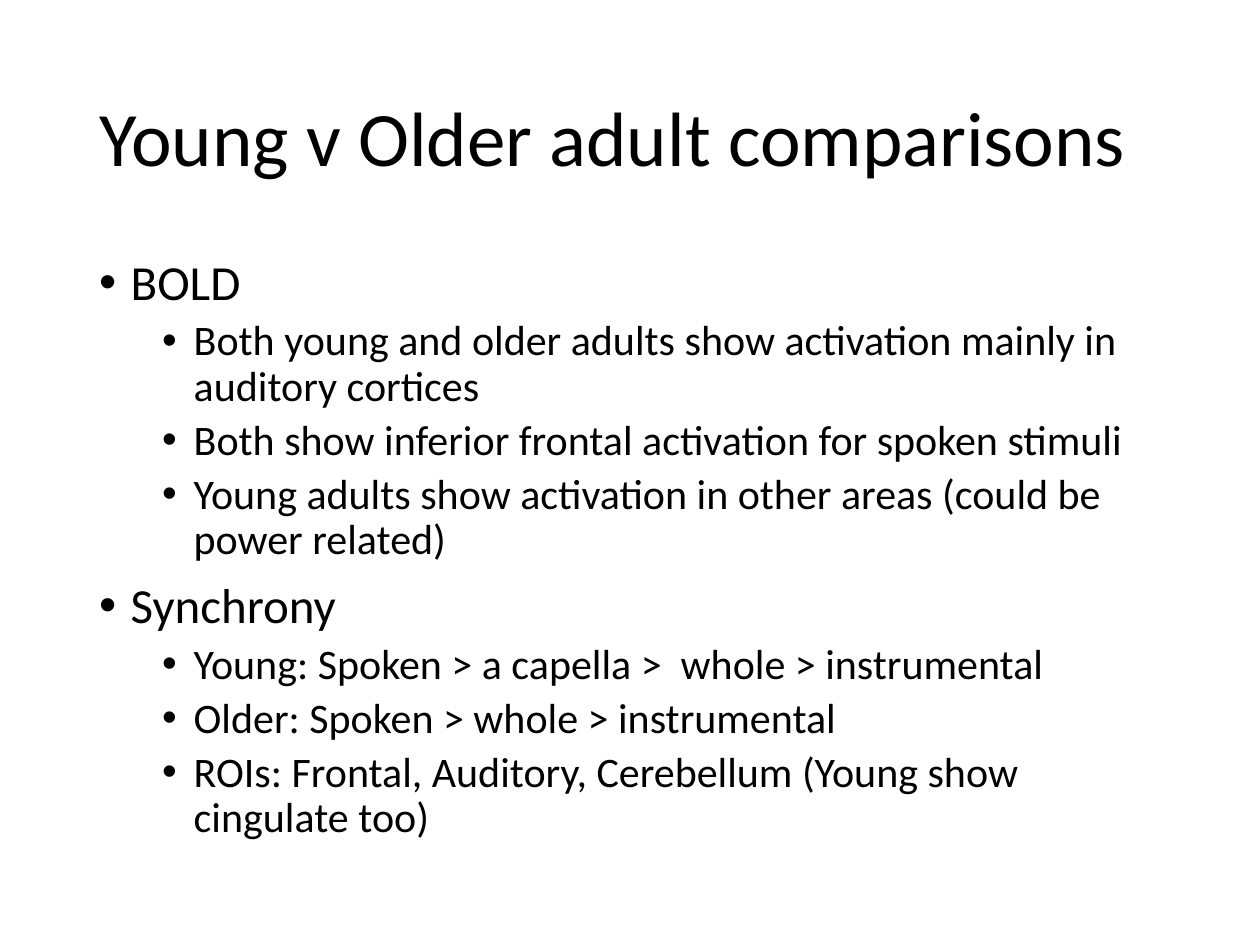
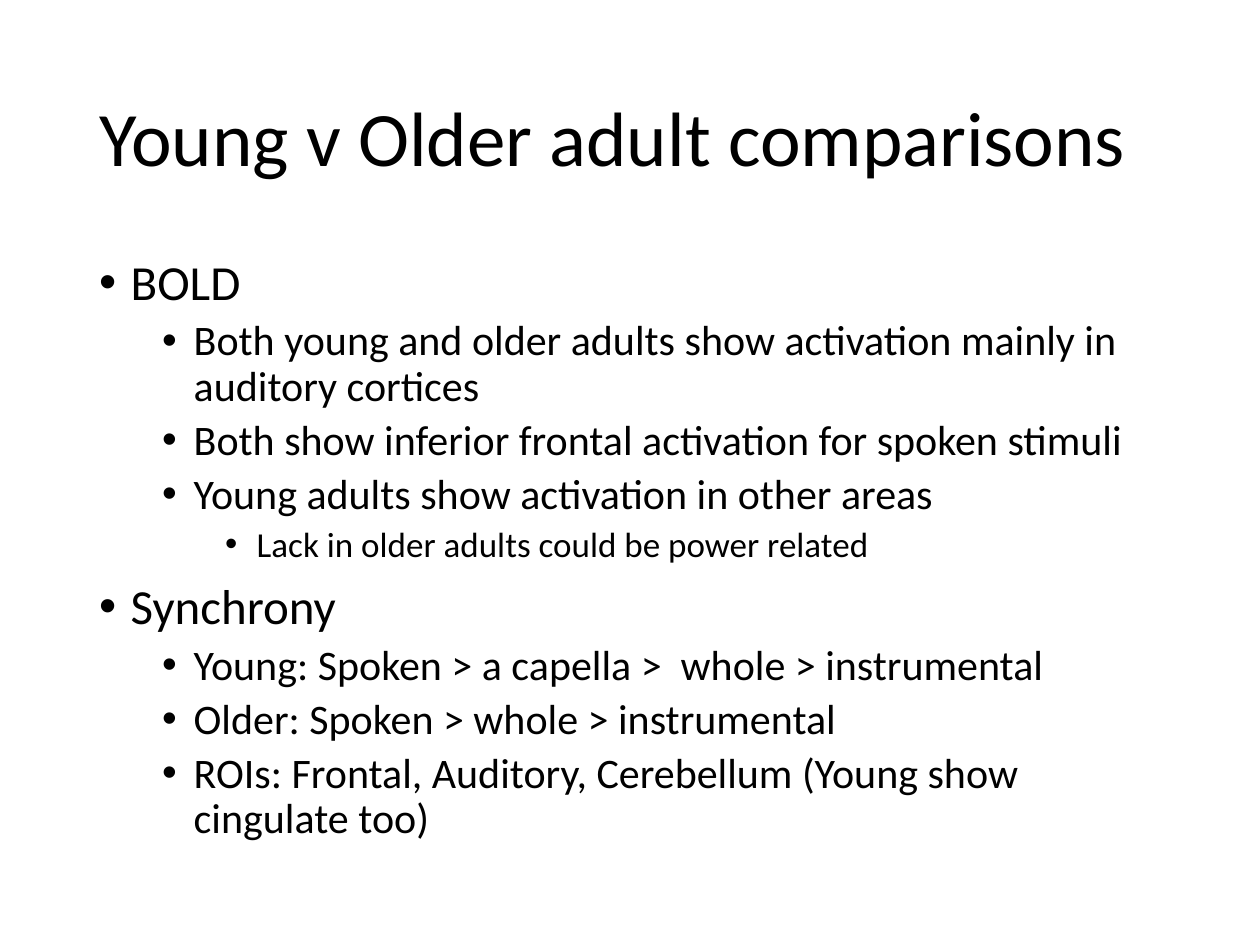
Before and after one commit to asternin/PhDProject, a slide deck: slide 32 of Meetings/2019.06.04-CommitteeMeeting.pptx. Drawn at 1260x945 pixels with LibreOffice and Linux fonts; fonts in the diff are those of the drawing. Boxes give left, top, right and bottom in pixels: in the first picture for what was removed or moved away, otherwise in the second. Text is boxed around its words. In the diff, an @@ line names an element or a change of style, - is before the commit and + after.

```diff
--- a/Meetings/2019.06.04-CommitteeMeeting.pptx
+++ b/Meetings/2019.06.04-CommitteeMeeting.pptx
@@ text at bbox=[194, 479, 933, 563]: text changed @@
-  • Young adults show activation in other areas (could be power related)
+  • Young adults show activation in other areas
+    • Lack in older adults could be power related
```
Also in this commit, not shown: 9 other slides changed, 1 slide added, 5 other files.
